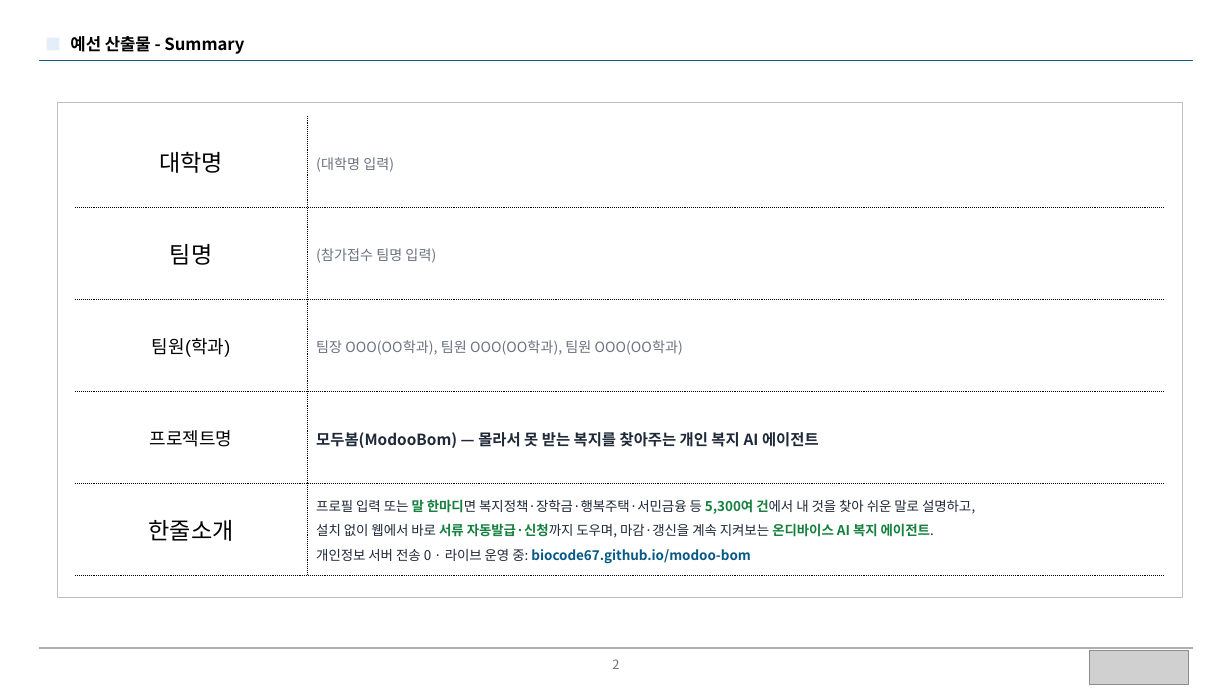
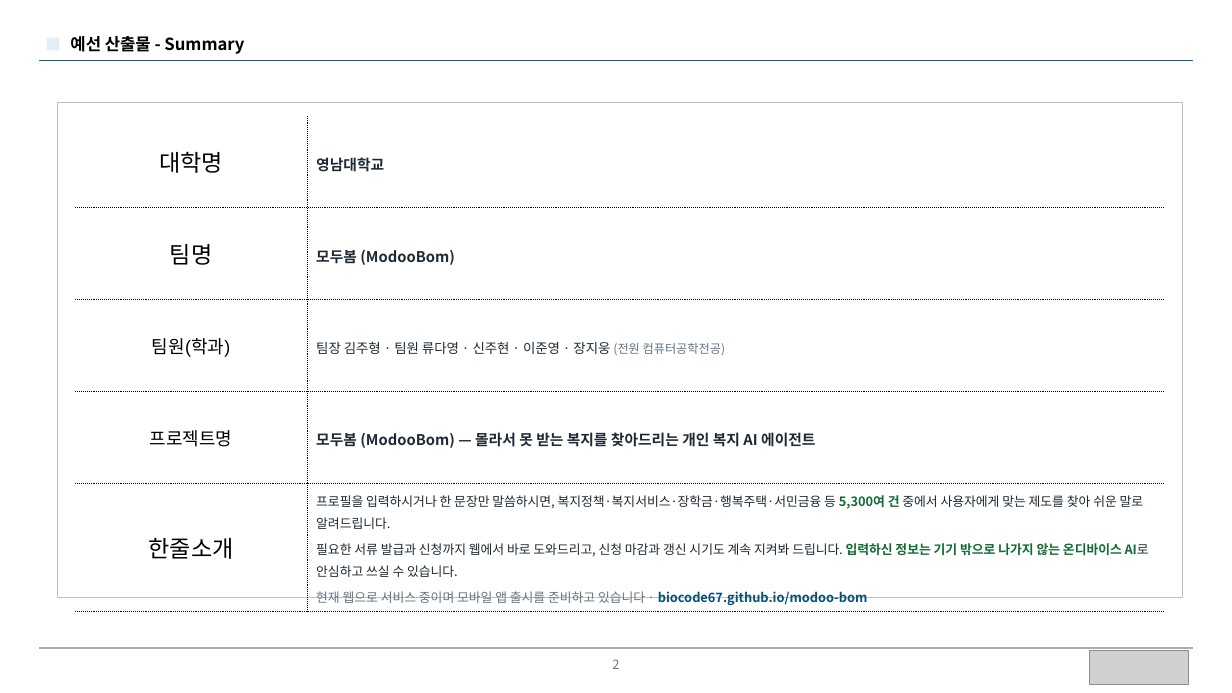
Before and after one commit to BioCode67/modoo-bom, a slide deck: slide 2 of docs/제출/모두봄-예선기획서-20p-규정안전판.pptx. Drawn at 1232x693 pixels with LibreOffice and Linux fonts; fonts in the diff are those of the drawing; grey boxes stand for pictures. Boxes give left, top, right and bottom in pixels: in the first picture for what was removed or moved away, otherwise in the second. Text is boxed around its words. In the diff, an @@ line names an element or a change of style, - is before the commit and + after.

Commit message:
docs(제출): 예선 기획서 v3 — Pretendard 폰트·존댓말/친절체·문장 풀어쓰기·팀정보 반영
- 폰트: Pretendard 적용 + PPT에 임베딩(심사 PC에 폰트 없어도 동일하게 표시)
- 어투: 전 슬라이드 '~습니다/~입니다' 존댓말·친절체로 전환(당찬 단정 어투 제거)
- 가독성: 축약을 풀어 완결된 문장으로 서술, 박스 여백을 채워 균형 개선
- 팀정보 자동 반영: 영남대학교 / 모두봄(ModooBom) / 팀장 김주형 외 4명(컴퓨터공학전공)
- 표현 개선: '개인정보 서버 전송 0' → '입력하신 정보는 기기 밖으로 나가지 않는 온디바이스 AI'(긍정·완성형)
- 앱 출시 반영: Summary·로드맵에 '모바일 앱 출시 준비/출시' 명시
- 커버리지 명시: 복지정책·복지서비스·장학금·행복주택·서민금융·민간재단 — 한곳에서

PowerPoint 렌더로 14장 전수 육안 검증(겹침·오버플로 수정 완료).

```diff
--- a/docs/제출/모두봄-예선기획서-20p-규정안전판.pptx
+++ b/docs/제출/모두봄-예선기획서-20p-규정안전판.pptx
@@ table at [75,116,1165,609] @@
-row 1, column 2: (대학명 입력)
+row 1, column 2: 영남대학교
-row 2, column 2: (참가접수 팀명 입력)
+row 2, column 2: 모두봄 (ModooBom)
-row 3, column 2: 팀장 OOO(OO학과), 팀원 OOO(OO학과), 팀원 OOO(OO학과)
+row 3, column 2: 팀장 김주형 · 팀원 류다영 · 신주현 · 이준영 · 장지웅 (전원 컴퓨터공학전공)
-row 4, column 2: 모두봄(ModooBom) — 몰라서 못 받는 복지를 찾아주는 개인 복지 AI 에이전트
+row 4, column 2: 모두봄 (ModooBom) — 몰라서 못 받는 복지를 찾아드리는 개인 복지 AI 에이전트
-row 5, column 2: 프로필 입력 또는 말 한마디면 복지정책·장학금·행복주택·서민금융 등 5,300여 건에서 내 것을 찾아 쉬운 말로 설명하고, / 설치 없이 웹에서 바로 서류 자동발급·신청까지 도우며, 마감·갱신을 계속 지켜보는 온디바이스 AI 복지 에이전트. / 개인정보 서버 전송 0 · 라이브 운영 중: biocode67.github.io/modoo-bom
+row 5, column 2: 프로필을 입력하시거나 한 문장만 말씀하시면, 복지정책·복지서비스·장학금·행복주택·서민금융 등 5,300여 건 중에서 사용자에게 맞는 제도를 찾아 쉬운 말로 알려드립니다. / 필요한 서류 발급과 신청까지 웹에서 바로 도와드리고, 신청 마감과 갱신 시기도 계속 지켜봐 드립니다. 입력하신 정보는 기기 밖으로 나가지 않는 온디바이스 AI로 안심하고 쓰실 수 있습니다. / 현재 웹으로 서비스 중이며 모바일 앱 출시를 준비하고 있습니다 · biocode67.github.io/modoo-bom
```
Also in this commit, not shown: 13 other slides changed, 2 other files.
